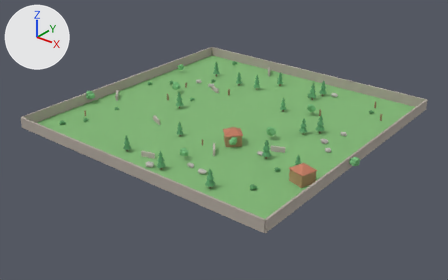
An edit to the glTF model output/godot-project/assets/map.glb, drawn before and after from the same camera.
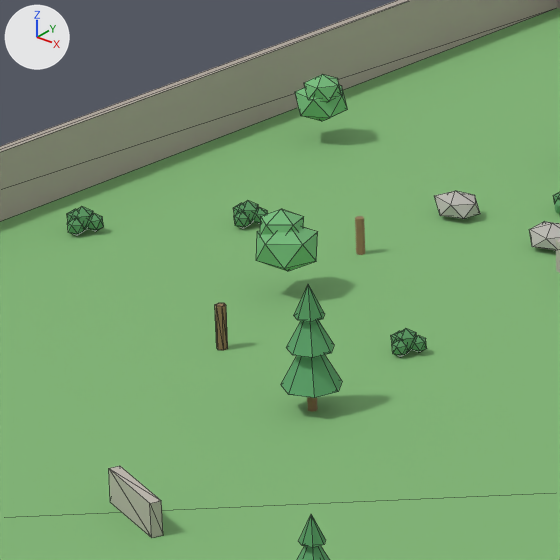
The first picture shows the older version from a 50 mm lens placed at (98.0, -125.4, 70.2), pointed at (1.2, -4.4, -4.8). The close-ups show the older and then the newer version on the part from 31% to 47% of the width and 19% to 46% of the height of that picture. Only the edits that show in the close-ups are written down. Every picture has the same lights, and +X, +Y and +Z are marked at upper left. The close-ups show mesh edges as thin lines. Where no turn or scale is listed for an object, it has been applied to the vertices.

Objects in the first close-up: 'Ground', 'LowWall.003', 'Rock', 'Rock.008', 'TreeA_Crown0.010', 'TreeA_Crown1.010', 'TreeA_Crown2.010', 'TreeB_Crown', 'TreeB_Crown.001', 'TreeB_Crown.004', 'TreeB_Crown.005', 'Wall_W' and 20 more.
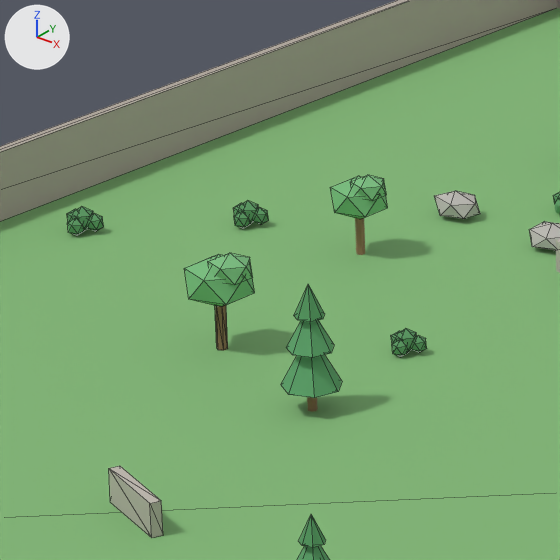
Location of each change, (x1, y1, x2, y2) in pixels of the close-ups (560 x 560 px):
'TreeB_Crown', deleted (green)
    before: (256, 227, 318, 271)
'TreeB_Crown1.007', added (green)
    after: (184, 254, 255, 306)
'TreeB_Crown1.005', added (green)
    after: (330, 176, 388, 219)
'TreeB_Crown.004', deleted (green)
    before: (295, 85, 347, 121)
'TreeB_Crown2.007', added (green)
    after: (208, 253, 253, 285)
'TreeB_Crown.001', deleted (green)
    before: (260, 209, 304, 235)
'TreeB_Crown.005', deleted (green)
    before: (304, 74, 341, 102)
'TreeB_Crown2.005', added (green)
    after: (350, 175, 387, 201)

The change, as a diff of the scene's bpy script:
```diff
--- a/output/godot-project/assets/map.glb.py
+++ b/output/godot-project/assets/map.glb.py
@@ mat_leaf2b @@
+mat_leaf2b = principled_material('Leaf2b')
+mat_leaf2b.base_color = (0.2, 0.52, 0.22)  # green #7cbf81
+mat_leaf2b.roughness = 0.85
@@ me_icosphere_015_1 @@
+me_icosphere_015_1.from_pydata(...)  # an icosphere of 20 faces spanning x -23.08..-21.35, y -2.0..-0.36, z 2.76..4.15
+me_icosphere_015_1.materials.append(mat_leaf2b)  # green #7cbf81
@@ me_icosphere_014_1 @@
+me_icosphere_014_1.from_pydata(...)  # an icosphere of 20 faces spanning x -24.19..-21.46, y -2.48..0.12, z 1.75..3.94
+me_icosphere_014_1.materials.append(mat_leaf2)  # green #76bc7c
@@ me_icosphere_011_1 @@
+me_icosphere_011_1.from_pydata(...)  # an icosphere of 20 faces spanning x -25.706..-24.226, y 9.207..10.614, z 2.364..3.555
+me_icosphere_011_1.materials.append(mat_leaf2b)  # green #7cbf81
@@ me_icosphere_010_1 @@
+me_icosphere_010_1.from_pydata(...)  # an icosphere of 20 faces spanning x -26.66..-24.32, y 8.8..11.02, z 1.5..3.38
+me_icosphere_010_1.materials.append(mat_leaf2)  # green #76bc7c
@@ ob_treeb_crown @@
-ob_treeb_crown = bpy.data.objects.new('TreeB_Crown', me_icosphere)
-ob_treeb_crown.location = (0.0, 0.0, 0.0)
@@ ob_treeb_crown_001 @@
-ob_treeb_crown_001 = bpy.data.objects.new('TreeB_Crown.001', me_icosphere_001)
-ob_treeb_crown_001.location = (0.0, 0.0, 0.0)
@@ ob_treeb_crown_004 @@
-ob_treeb_crown_004 = bpy.data.objects.new('TreeB_Crown.004', me_icosphere_004)
-ob_treeb_crown_004.location = (0.0, 0.0, 0.0)
@@ ob_treeb_crown_005 @@
-ob_treeb_crown_005 = bpy.data.objects.new('TreeB_Crown.005', me_icosphere_005)
-ob_treeb_crown_005.location = (0.0, 0.0, 0.0)
@@ ob_treeb_crown2_007 @@
+ob_treeb_crown2_007 = bpy.data.objects.new('TreeB_Crown2.007', me_icosphere_015_1)
+ob_treeb_crown2_007.location = (0.0, 0.0, 0.0)
@@ ob_treeb_crown1_007 @@
+ob_treeb_crown1_007 = bpy.data.objects.new('TreeB_Crown1.007', me_icosphere_014_1)
+ob_treeb_crown1_007.location = (0.0, 0.0, 0.0)
@@ ob_treeb_crown2_005 @@
+ob_treeb_crown2_005 = bpy.data.objects.new('TreeB_Crown2.005', me_icosphere_011_1)
+ob_treeb_crown2_005.location = (0.0, 0.0, 0.0)
@@ ob_treeb_crown1_005 @@
+ob_treeb_crown1_005 = bpy.data.objects.new('TreeB_Crown1.005', me_icosphere_010_1)
+ob_treeb_crown1_005.location = (0.0, 0.0, 0.0)
```
